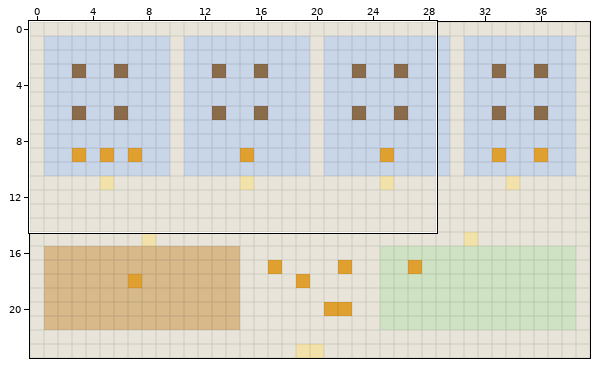
Level history. Tiled map (JSON): templates/companies/starter/office.tmj. Above: a wide view before the commit, with the close-up outlined.
Close-up. Before:
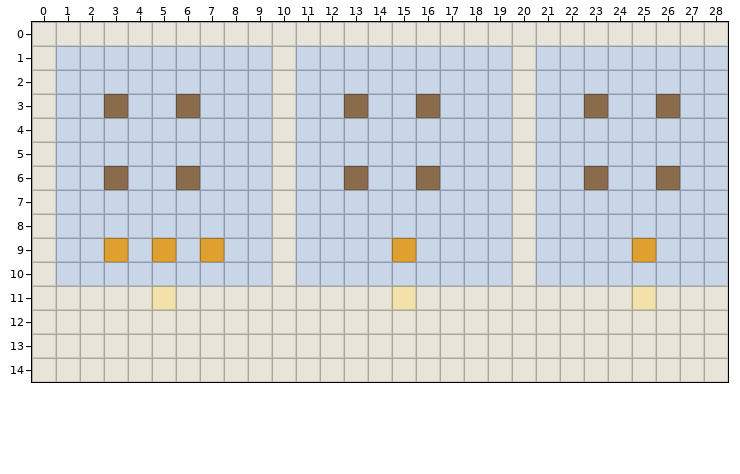
Cells are 32x32 px. Shown: x 0..28, y 0..14. The commit also changed other parts of the map, which this record leaves out.
The result:
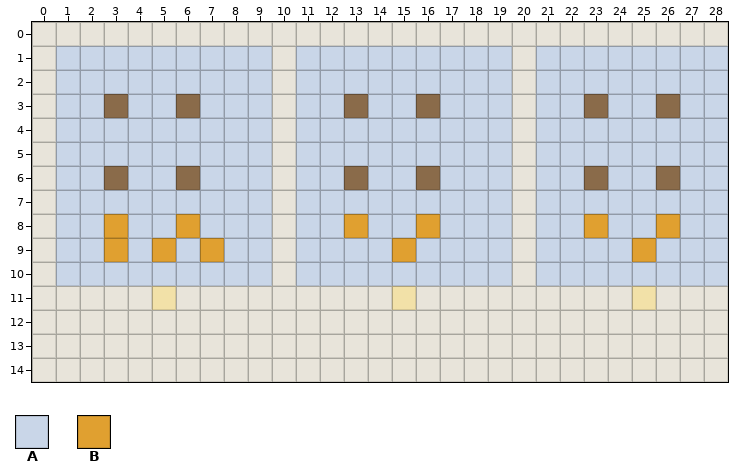
Key: from "office": A 2, B 7.
_ is an empty cell, . an unchanged one.
The edit:
--- layer "floor"
@@ x 3..26 @@
- 8 A..A......A..A......A..A
+ 8 B..B......B..B......B..B
Pixel boxes of the changes (left, top, right, bottom) in both close-ups:
changed: (104, 214, 128, 238)
changed: (176, 214, 200, 238)
changed: (344, 214, 368, 238)
changed: (416, 214, 440, 238)
changed: (584, 214, 608, 238)
changed: (656, 214, 680, 238)
